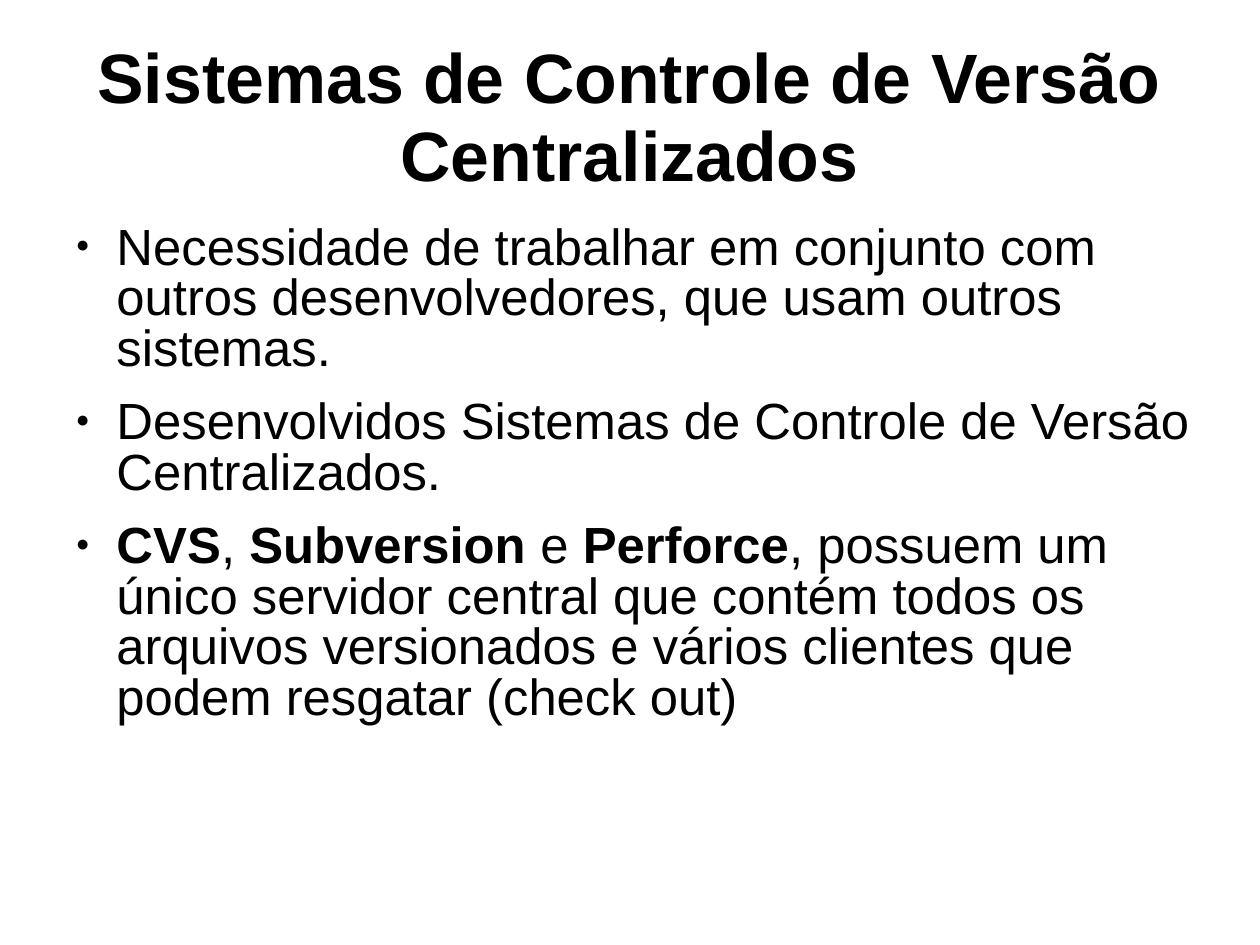
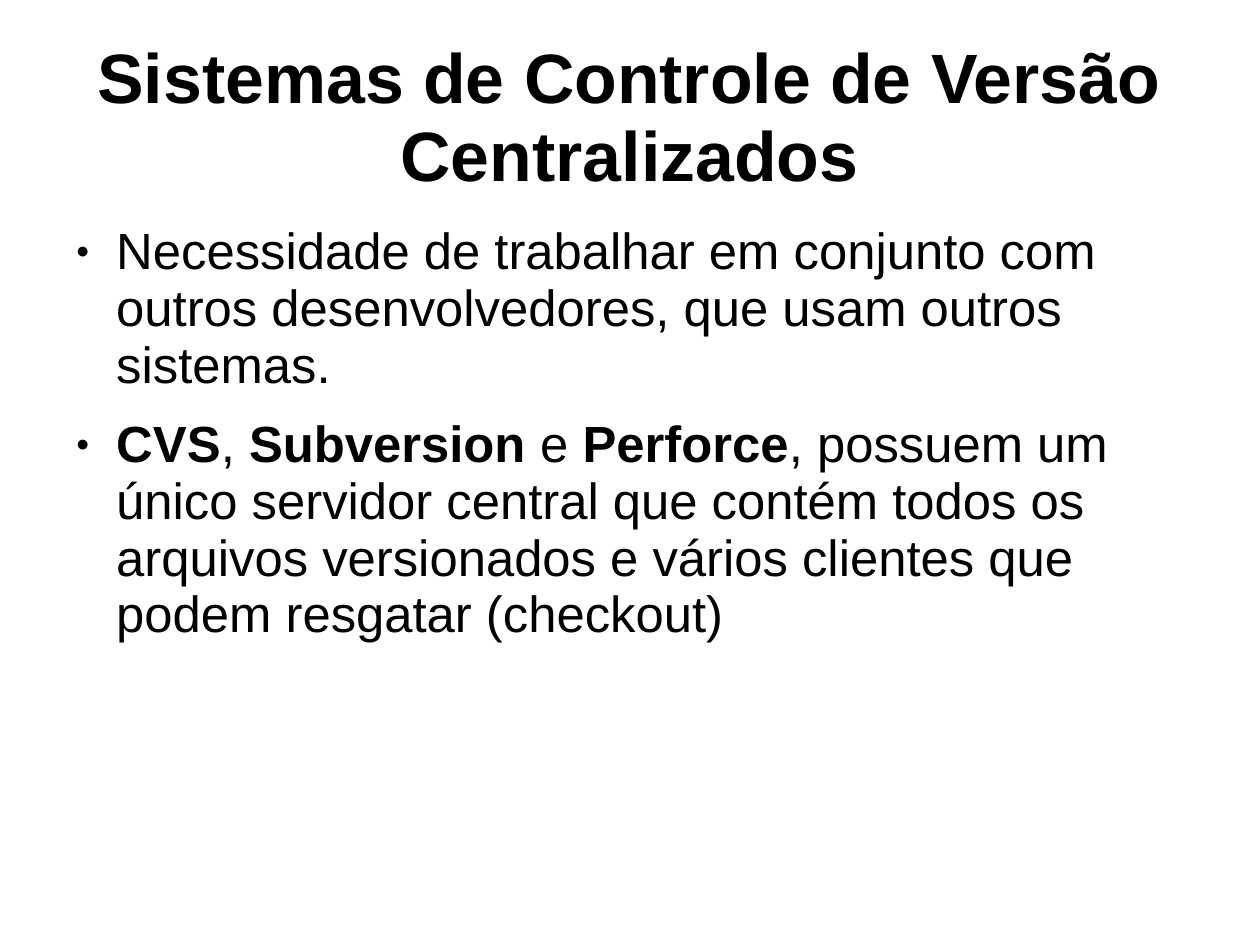
Before and after one commit to fcoedilson/engsoft, a slide deck: slide 6 of apresentacao_git_fa7_eng_soft/apresentacao_git_edilson_fa7.ppt (slide 5 before the commit). Drawn at 1260x945 pixels with LibreOffice and Linux fonts; fonts in the diff are those of the drawing. Boxes give left, top, right and bottom in pixels: in the first picture for what was removed or moved away, otherwise in the second. Text is boxed around its words. In the diff, an @@ line names an element or a change of style, - is before the commit and + after.

```diff
--- a/apresentacao_git_fa7_eng_soft/apresentacao_git_edilson_fa7.ppt
+++ b/apresentacao_git_fa7_eng_soft/apresentacao_git_edilson_fa7.ppt
@@ text at bbox=[116, 232, 1096, 384]: line spacing 0.83 to 0.93 @@
@@ text at bbox=[116, 425, 1108, 643]: text changed @@
-● Desenvolvidos Sistemas de Controle de Versão Centralizados.
-● CVS, Subversion e Perforce, possuem um único servidor central que contém todos os arquivos versionados e vários clientes que podem resgatar (check out)
+● CVS, Subversion e Perforce, possuem um único servidor central que contém todos os arquivos versionados e vários clientes que podem resgatar (checkout)
```
Also in this commit, not shown: 5 other slides changed, 2 slides added, 2 other files.
